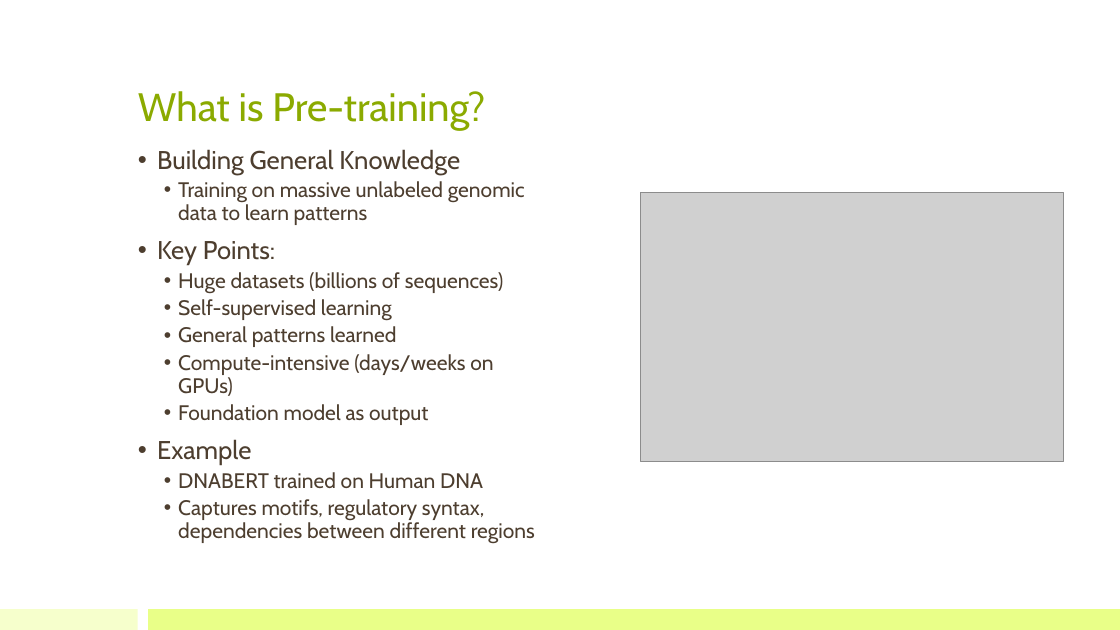
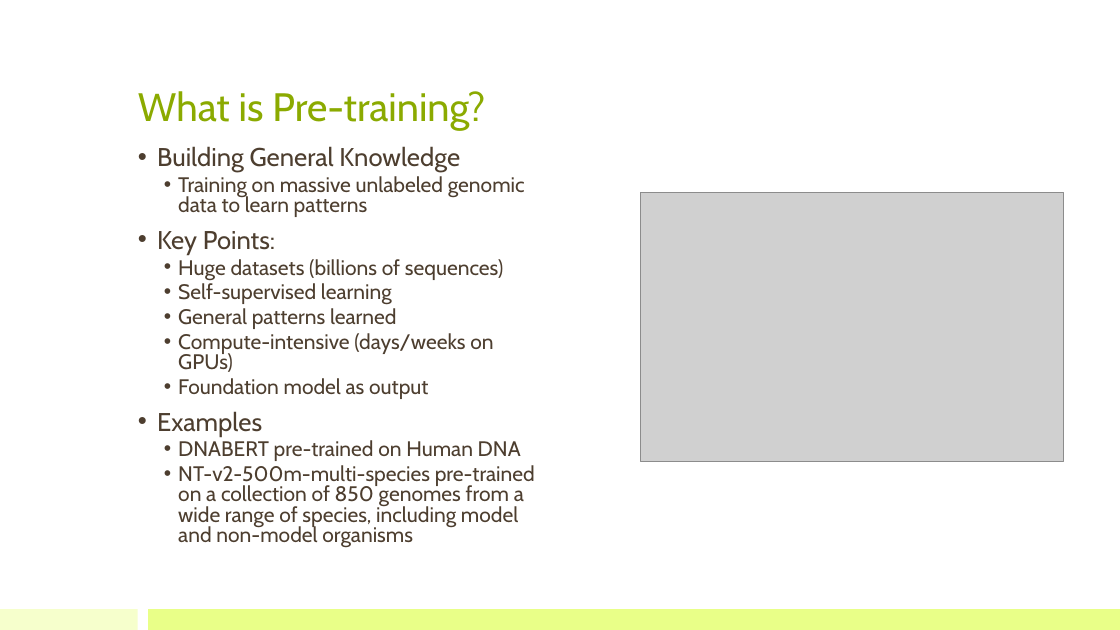
Before and after one commit to bioinfo-kaust/gfm-workshop, a slide deck: slide 3 of lecture_slides/3.day2_before_lunch/lecture_3_finetuning.pptx. Drawn at 1120x630 pixels with LibreOffice and Linux fonts; fonts in the diff are those of the drawing; grey boxes stand for pictures. Boxes give left, top, right and bottom in pixels: in the first picture for what was removed or moved away, otherwise in the second. Text is boxed around its words. In the diff, an @@ line names an element or a change of style, - is before the commit and + after.

```diff
--- a/lecture_slides/3.day2_before_lunch/lecture_3_finetuning.pptx
+++ b/lecture_slides/3.day2_before_lunch/lecture_3_finetuning.pptx
@@ text at <box>157,146,525,399</box>: line spacing 0.9 to 0.8 @@
@@ text at <box>157,411,535,548</box>: text changed @@
-• Example
-  • DNABERT trained on Human DNA
-  • Captures motifs, regulatory syntax, dependencies between different regions
+• Examples
+  • DNABERT pre-trained on Human DNA
+  • NT-v2-500m-multi-species pre-trained on a collection of 850 genomes from a wide range of species, including model and non-model organisms
```
Also in this commit, not shown: 8 other slides changed, 9 slides added, 2 slides removed, 5 other files.
